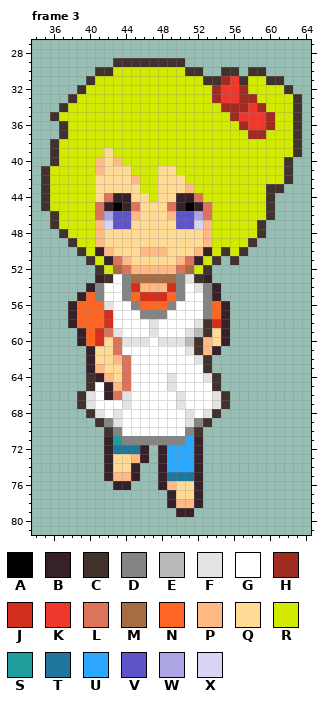
One commit to this pixel-art file: dev/Characters/Template-Walk.aseprite. The picture above is the old version.
96x96 pixels, 3 frames. Colours within 5 levels of each other are drawn and written as one. Shown: frame 3: x 34..64, y 27..81. The commit also changed other frames, which this record leaves out.
Visible layers, top first: "Down/Hairs/Hair0/HairOverlay0", "Down/Hairs/Hair0/Hair0", "Down/Shirts/Shirt0", "Down/Pants/Pants0", "Down/PlayerWalk".
Palette (. is transparent): A #000000  B #372129  C #42322d  D #848484  E #bababa  F #e3e3e3  G #ffffff  H #9f2b21  J #d42e1c  K #ef382b  L #dd735b  M #a66c42  N #ff6624  P #ffb985  Q #ffdb96  R #d2e900  S #1f9c9c  T #1f779c  U #2ba8ff  V #5e53c9  W #aba5e4  X #d8d5f4
Pixels before, frame 3, first column x 35:
29 ........CCCCCCCC.............
30 ......CCRRRRRRRRCC..CC.CC....
31 .....CRRRRRRRRRRRRCCHKCRRCC..
32 ....CRRRRRRRRRRRRRRHKKHRRRRC.
33 ...CRRRRRRRRRRRRRRRHKKHHRRRRC
34 ..CRRRRRRRRRRRRRRRRRHHHKHRRRC
35 .CRRRRRRRRRRRRRRRRRRRHKKKHRRC
36 ..CRRRRRRRRRRRRRRRRRRRHKKHRRC
37 ..CRRRRRRRRRRRRRRRRRRRRHHRRRC
38 .CRRRRRRRRRRRRRRRRRRRRRRRRRRC
39 .CRRRRRQRRRRRRRRRRRRRRRRRRRRC
40 .CRRRRPQPRRRRRRRRRRRRRRRRRRC.
41 CRRRRRPQQQRRRQQRRRRRRRRRRRRC.
42 CRRRRRQQQQPRRQQQRRRRRRRRRRRC.
43 CRRRRRQQQQQRRQQQPRRRRRRRRCC..
44 CRRRRRQLBBQQRQQBBLRRRRRRRC...
45 CRRRRRLBABLQQQLBABLRRRRRRC...
46 .CRRRRLWVVPQQQPVVWLRRRRRRC...
47 .CRRRRPXVVQQQQQVVXPRRRRRC....
48 ..CRRRPQQQQQQQQQQQPRRRRRC....
49 ...CRRPQQQQQQQQQQQPRRRRC.....
50 ....CRBPQQQPPPQQQPBRCRC......
51 .....CRBLPQQQQQPLBRC.C.......
52 ......CRMLPPPPPLMRC..........
53 ......BCGDMMMMMDFCB..........
54 .....BDGGDJPPPJDGFDB.........
55 ....BNDGGDNJJJNDGGDB.........
56 ...BNNNFGGDNNNDGGGDNB........
57 ...BNNNJGGGDDDGGGGDNB........
58 ...BNNNJGGGGFGGGGFCJB........
59 ....BNJLFGGGFGGGFECQB........
60 ....BNJQLFFFGFFFECPQB........
61 .....BQQLGGGGGGGFCPB.........
62 .....BQQPLGGGGGGGFC..........
63 .....BPQQLGGGGGGGGC..........
64 .....CBPQLGGGGFGGGFC.........
65 .....CGBPLGGGGFGGGGC.........
66 ....CFGBLFGGGGGFGGGFC........
67 ....CFGGGFGGGGGFGGGFC........
68 .....CFGFGGGGGGGFGFC.........
69 ......CDFGGGGGGGFDC..........
70 .......CDGGGGGGGDC...........
71 .......BSDDDDDDDUB...........
72 .......BTTTB.BUUUB...........
73 .......BQQPB.BUUUB...........
74 .......BQQB..BUUUB...........
75 .......BPPB..BTTTB...........
76 ........BB...BPQQB...........
77 ..............BQQB...........
78 ..............BPPB...........
79 ...............BB............
The same view after the edit:
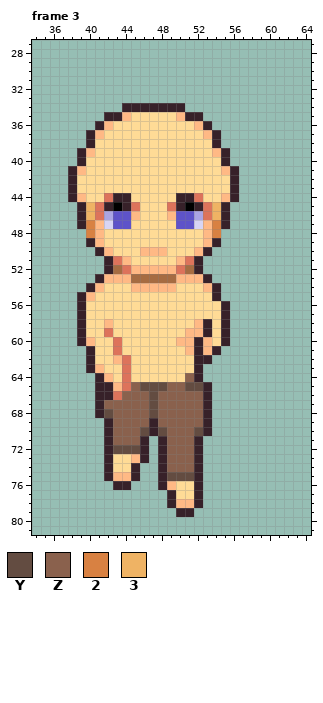
Colours new in this view: Y #634c41  Z #8a614d  2 #d88142  3 #efb364
Changes in this commit:
layer "Down/Pants/Pants0" now hidden
layer "Down/Pants/Pants1" added
layer "Down/Shirts/Shirt0" now hidden
layer "Down/Hairs/Hair0/Hair0" removed
layer "Down/Hairs/Hair0/HairOverlay0" removed
Changed rows in their new state; - is an unchanged pixel.
Frame 3:
first column x 35:
29 --------........-------------
30 ------............--..-..----
31 -----......................--
32 ----........................-
33 ---..........................
34 --.......BBBBBBB.............
35 -......BBPQQQQQPBB...........
36 --....BPQQQQQQQQQPB..........
37 --...BPQQQQQQQQQQQPB.........
38 -....BQQQQQQQQQQQQQB.........
39 -...BPQ-QQQQQQQQQQQPB........
40 -...BQQ-QQQQQQQQQQQQB.......-
41 ...BPQQ---QQQ--QQQQQPB......-
42 ...BQQ----QQQ---QQQQQB......-
43 ...BQQ-----QQ---QQQQQB.....--
44 ...BPQ------Q-----QQPB....---
45 ....B3-------------3B.....---
46 -...B3-------------3B.....---
47 -...B2-------------2B....----
48 --...2-------------2.....----
49 ---..B-------------B....-----
50 ----..-------------....------
51 -----..-----------..-.-------
52 ------.B---------B.----------
53 -------PPP-----PPP-----------
54 ------PQQQP---PQQQP----------
55 -----PQQQQQQQQQQQQQ----------
56 ---.BQQQQQQQQQQQQQQQ---------
57 ---.BQQQQQQQQQQQQQQQ---------
58 ---.BQQPQQQQQQQQQPBQ---------
59 -----QQ-QQQQQQQQPPB----------
60 -----PQ--QQQQQQPPB-----------
61 ---------QQQQQQQPB-----------
62 ----------QQQQQQQBB----------
63 ----------QQQQQQQB.----------
64 -----.----QQQQQQZB..---------
65 -----.B---ZYYYZZYYB.---------
66 ----..B--ZZZYZZZZZB..--------
67 ----..BZZZZZYZZZZZB..--------
68 -----.BYZZZZYZZZZZB.---------
69 ------.BZZZZBZZZZZB----------
70 -------BZZZYBYZZZYB----------
71 --------ZZZB.BZZZ------------
72 --------YYY---ZZZ------------
73 --------------ZZZ------------
74 --------------ZZZ------------
75 --------------YYY------------
